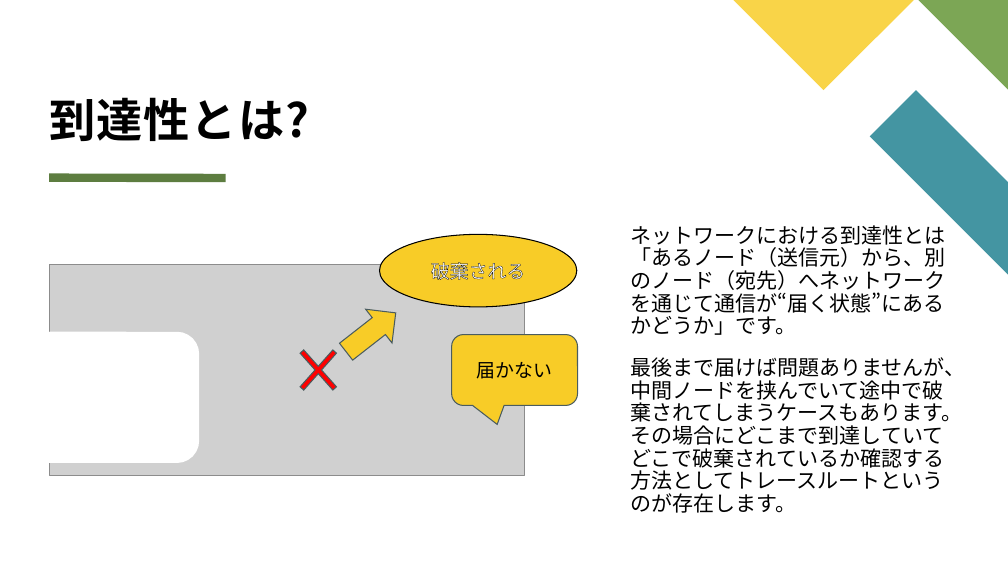
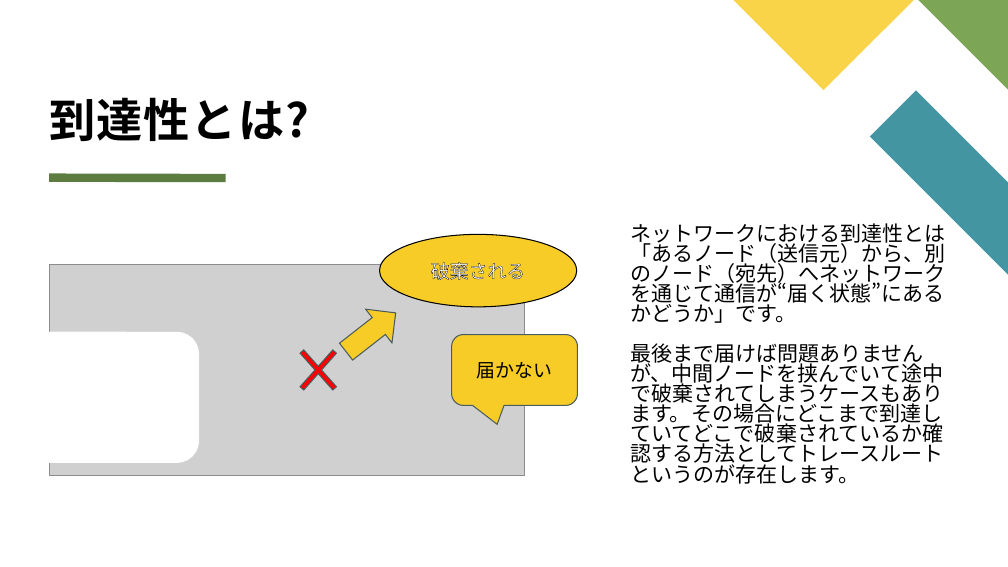
Before and after one commit to kurebayashi-shota/network-study, a slide deck: slide 64 of ネットワーク基礎勉強会資料.pptx. Drawn at 1008x567 pixels with LibreOffice and Linux fonts; fonts in the diff are those of the drawing; grey boxes stand for pictures. Boxes give left, top, right and bottom in pixels: in the first picture for what was removed or moved away, otherwise in the second. Text is boxed around its words. In the diff, an @@ line names an element or a change of style, - is before the commit and + after.

```diff
--- a/ネットワーク基礎勉強会資料.pptx
+++ b/ネットワーク基礎勉強会資料.pptx
@@ freeform shape at (870, 90, 1008, 274): outline redrawn @@
@@ text "ネットワークにおける到達性とは「あるノード（送信元）から、別のノード（宛先）へネットワークを通じて通信が“届く状態”にあ ..." at (630, 223, 945, 484): line spacing 0.9 to 0.8 @@
```
Also in this commit, not shown: 190 other slides changed, 1 other file.
